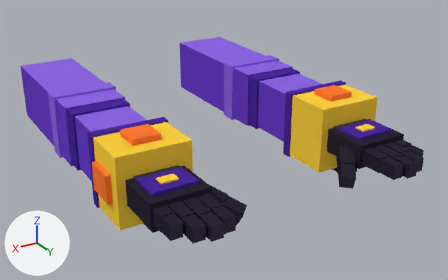
A saved change to the Blender file assets-src/blender/arms.blend.
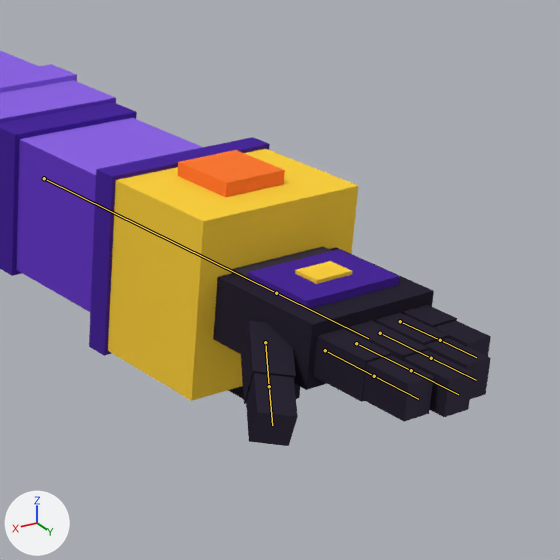
Each version appears first whole from a 50 mm lens placed at (0.561, 1.278, 0.155), pointed at (-0.027, 0.299, -0.335), and next in a close-up on the part from 56% to 100% of the width and 12% to 82% of the height. The lights are fixed; the arrows at lower left show +X, +Y and +Z. The first two pictures are the older version. The bones that change, and the others that lie on the model, are drawn over the model as lines in the close-ups.

Objects in the first close-up: 'ArmsMesh'.
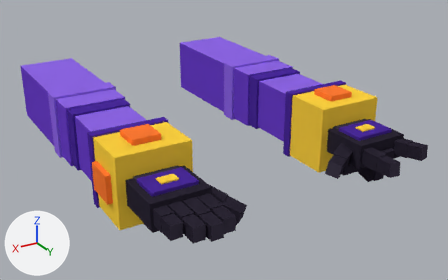
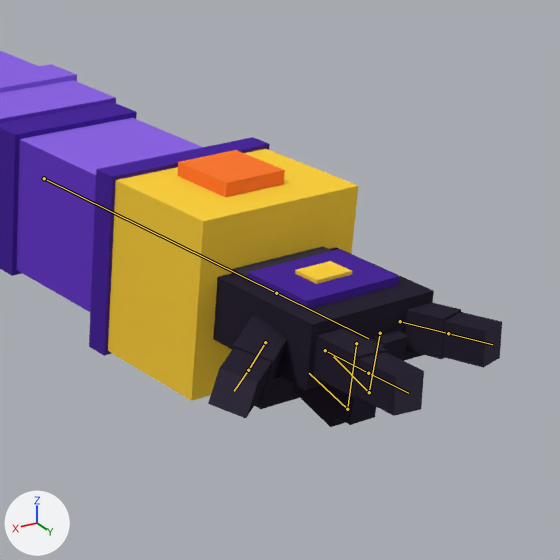
The newer file adds an action. The first version stands in its rest pose; the second is drawn at frame 1 of the action 'thwip_L'.

Where the change shows, as pixel boxes (x1, y1, x2, y2) in the close-ups (560 x 560 px):
'ArmsMesh', posed
    before: (0, 51, 491, 446)
    after: (0, 51, 502, 427)
bone 'index_01_L', root to tip
    before: (325, 350) to (374, 376)
    after: (325, 350) to (368, 373)
bone 'middle_01_L', root to tip
    before: (356, 343) to (411, 370)
    after: (356, 343) to (347, 409)
bone 'middle_02_L', root to tip
    before: (411, 370) to (458, 394)
    after: (347, 409) to (309, 373)
bone 'ring_01_L', root to tip
    before: (380, 333) to (431, 358)
    after: (380, 333) to (369, 392)
bone 'ring_02_L', root to tip
    before: (431, 358) to (476, 380)
    after: (369, 392) to (333, 356)
bone 'pinky_01_L', root to tip
    before: (400, 321) to (440, 340)
    after: (400, 321) to (448, 333)
bone 'thumb_01_L', root to tip
    before: (265, 342) to (269, 386)
    after: (265, 342) to (248, 370)

What the commit changed:
Bone 'index_01_L' (bone_index_01_l) turns from (0, 0, 0) to (4, 0, -6) degrees about its own x, y and z.
Bone 'middle_01_L' (bone_middle_01_l) turns from (0, 0, 0) to (-92, 0, 0) degrees about its own x, y and z.
Bone 'middle_02_L' (bone_middle_02_l) turns from (0, 0, 0) to (-104, 0, 0) degrees about its own x, y and z.
Bone 'ring_01_L' (bone_ring_01_l) turns from (0, 0, 0) to (-95, 0, 0) degrees about its own x, y and z.
Bone 'ring_02_L' (bone_ring_02_l) turns from (0, 0, 0) to (-104, 0, 0) degrees about its own x, y and z.
Bone 'pinky_01_L' (bone_pinky_01_l) turns from (0, 0, 0) to (4, 0, 14) degrees about its own x, y and z.
Bone 'thumb_01_L' (bone_thumb_01_l) turns from (0, 0, 0) to (14, 0, -20) degrees about its own x, y and z.
